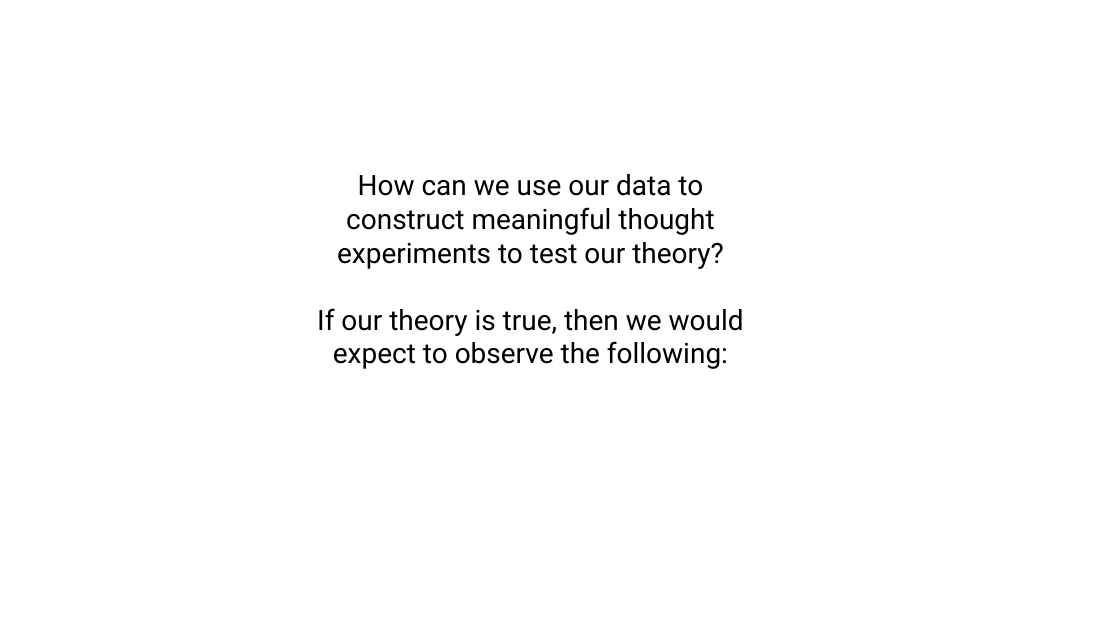
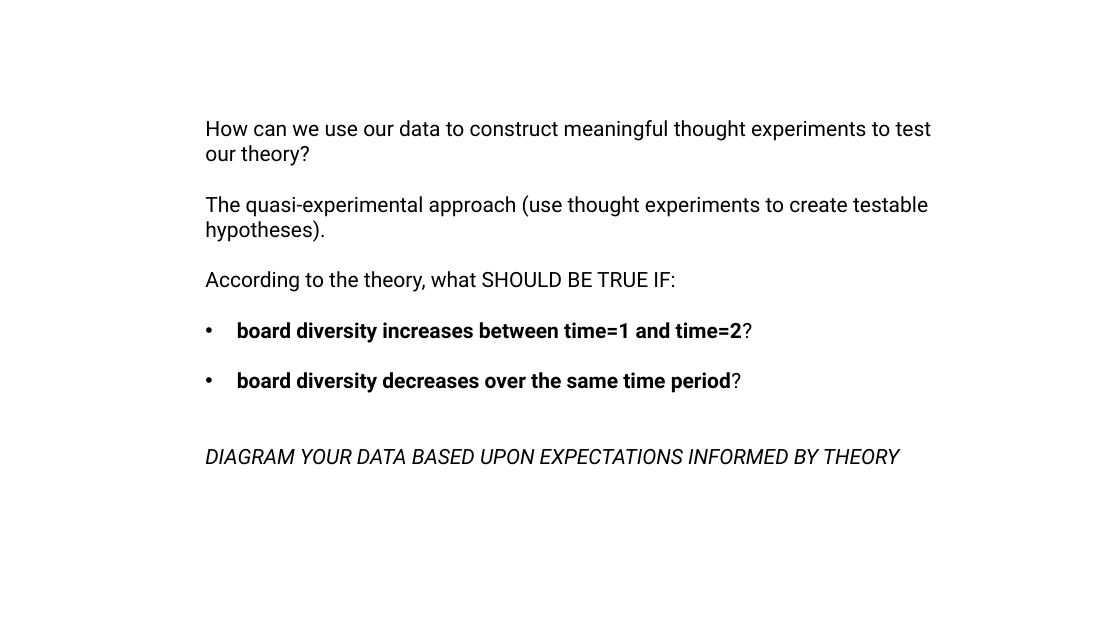
Before and after one commit to DS4PS/cpp-524-sum-2020, a slide deck: slide 27 of lectures/p-04-diagram-your-research-design.pptx (slide 26 before the commit). Drawn at 1120x630 pixels with LibreOffice and Linux fonts; fonts in the diff are those of the drawing. Boxes give left, top, right and bottom in pixels: in the first picture for what was removed or moved away, otherwise in the second. Text is boxed around its words. In the diff, an @@ line names an element or a change of style, - is before the commit and + after.

Commit message:
update research design

```diff
--- a/lectures/p-04-diagram-your-research-design.pptx
+++ b/lectures/p-04-diagram-your-research-design.pptx
@@ text "How can we use our ...": place and size @@
-text "How can we use our ..." at [317,174,744,369]
+text "How can we use our ..." at [205,120,932,465]
@@ text at [205,120,932,166]: size 24 to 18 pt in "How can we use our data to ..."; alignment centre to left @@
@@ text at [205,195,928,465]: text changed; size 24 to 18 pt @@
-If our theory is true, then we would expect to observe the following:
+The quasi-experimental approach (use thought experiments to create testable hypotheses).
+According to the theory, what SHOULD BE TRUE IF:
+• board diversity increases between time=1 and time=2?
+• board diversity decreases over the same time period?
+DIAGRAM YOUR DATA BASED UPON EXPECTATIONS INFORMED BY THEORY
```
Also in this commit, not shown: 5 other slides changed, 12 slides added.
